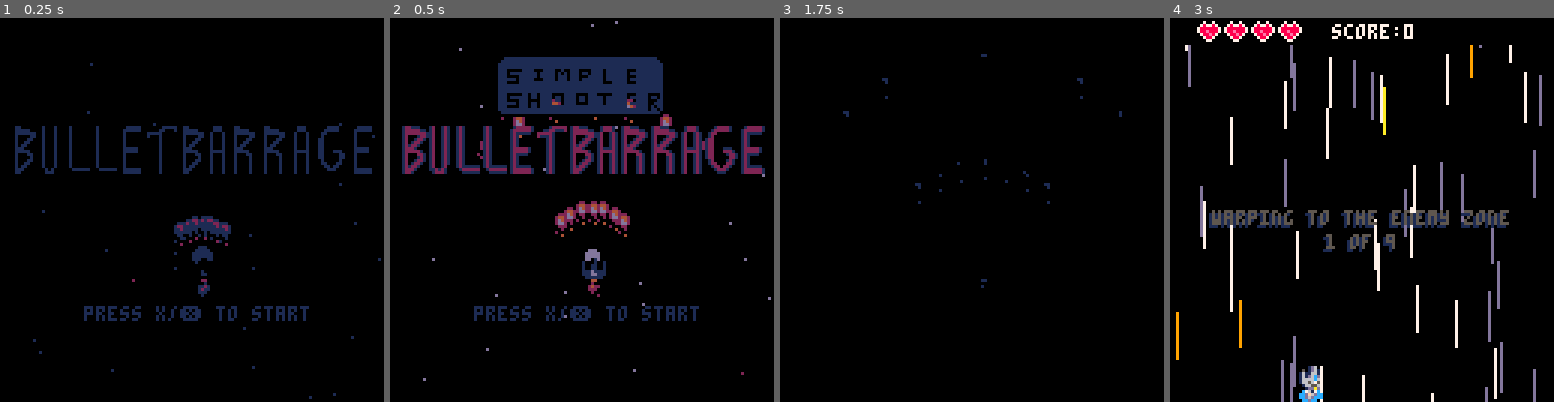
Above: before the commit, frames 1-4 (left to right).
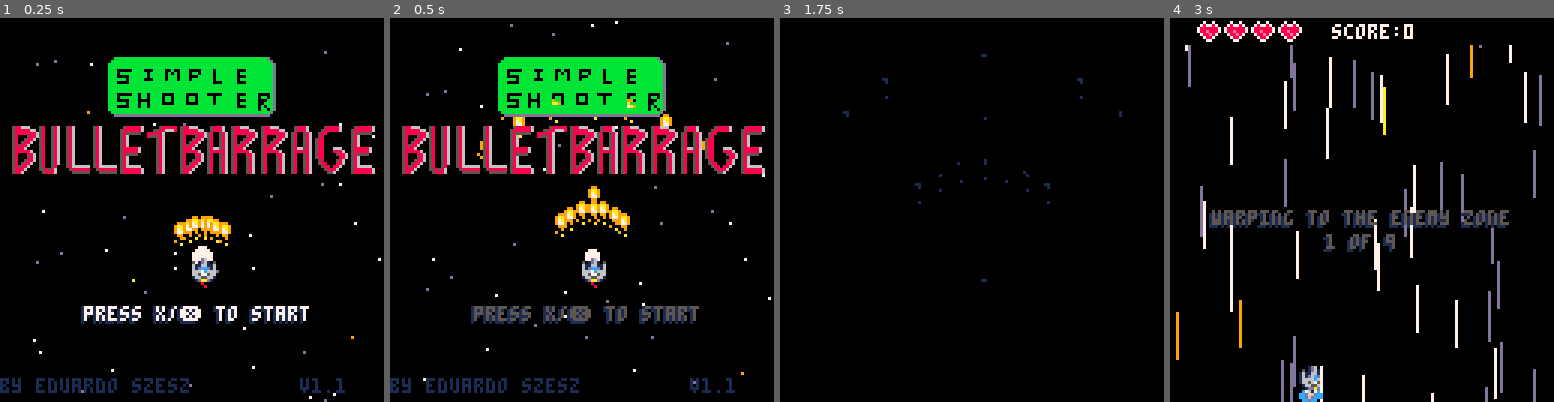
Above: after the commit, the same moments.

Repository: eduszesz/shmup
Game: PICO-8 cartridge myshmup.p8
Same seed, same stepped clock (60 frames per second), same inputs: the game is played once before the commit and once after it.
Inputs:
- Up to frame 1 (0.25 s): no input
- Up to frame 2 (0.5 s): tap O (Z key) at 0.33 s
- Up to frame 3 (1.75 s): tap O (Z key) at 0.7, 1.43 s; tap X (X key) at 1.07 s
- Up to frame 4 (3 s): hold Left 1.97-2.37 s; tap X (X key) at 2.07, 2.4, 2.73 s; tap O (Z key) at 2.22 s; hold Down 2.42-2.82 s; hold Right from 2.87 s (still down)

The runs differ from the first frame. In frame 1, 17% of the frame differs, in the area x 0-100%, y 8-100%; in frame 2, 17%, in the area x 0-100%, y 0-98%; in frame 3, less than 0.1%; in frame 4, nothing differs.

Commit message:
shield animation, start screen

Diff:
--- a/myshmup.p8
+++ b/myshmup.p8
@@ -88,7 +88,7 @@
 	frate=5
 	firetyp=1
 
-	bonustyp={"drone strike","drone strike","shield on","1 up!","triple shooting","1 up!","bullet barrage","multi shooting","1 up!","shield on","1 up!","1 up!"}
+	bonustyp={"shield on"}--"drone strike","drone strike","shield on","1 up!","triple shooting","1 up!","bullet barrage","multi shooting","1 up!","shield on","1 up!","1 up!"}
 
 	----------------------------
 	-- required for fade
@@ -224,6 +224,7 @@
 
 	upbullets()
 
+	upplayer()
 
 	if btnp(5) then
 		music(-1)
@@ -232,6 +233,8 @@
 		bullets={}
 		music(21,10000,8)
 		state="wave"
+		ship.x=64
+		ship.y=80
 	end
 end
 
@@ -295,6 +299,7 @@
 	end
 	print(ver,100,120,1)
 	print("by eduardo szesz",0,120,1)
+	drplayer()
 end
 
 function draw_game()
@@ -534,10 +539,11 @@
 		if e.md=="atk"	then
 			if e.x<0 or e.x>124 then
 				shake=5
+				sfx(3)
 				del(enemies,e)
 				score+=3*e.wd
-				addfloat("shield kill bonus",64,120,1)
-				addfloat("shield kill bonus",63,121,7,2)
+				addfloat("shield killing bonus",64,120,1)
+				addfloat("shield killing bonus",63,121,7,2)
 			end
 
 			if t%60==0 and e.typ==8 then
@@ -1002,6 +1008,7 @@
 			i=3
 		end
 		circ(ship.x+4,ship.y+4,ship.sr+i,cl[i])
+		circ(ship.x+4,ship.y+4,ship.sr+i+2,cl[i])
 	end
 	spr(ship.sp,ship.x,ship.y)
 	pal()
@@ -1668,12 +1675,12 @@
 	end
 
 	sspr(1,112,121,16,4,36)
-	spr(2,64,80)
+	--[[spr(2,64,80)
 	if t%6<3 then
 		spr(4,64,88)
 	else
 		spr(5,64,88)
-	end
+	end]]
 end
 
 function updrone()
